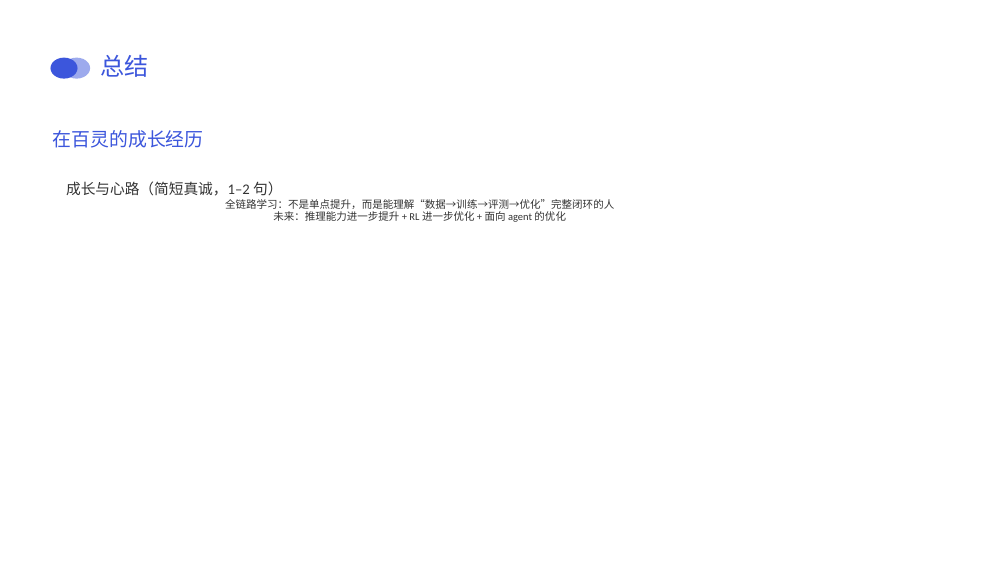
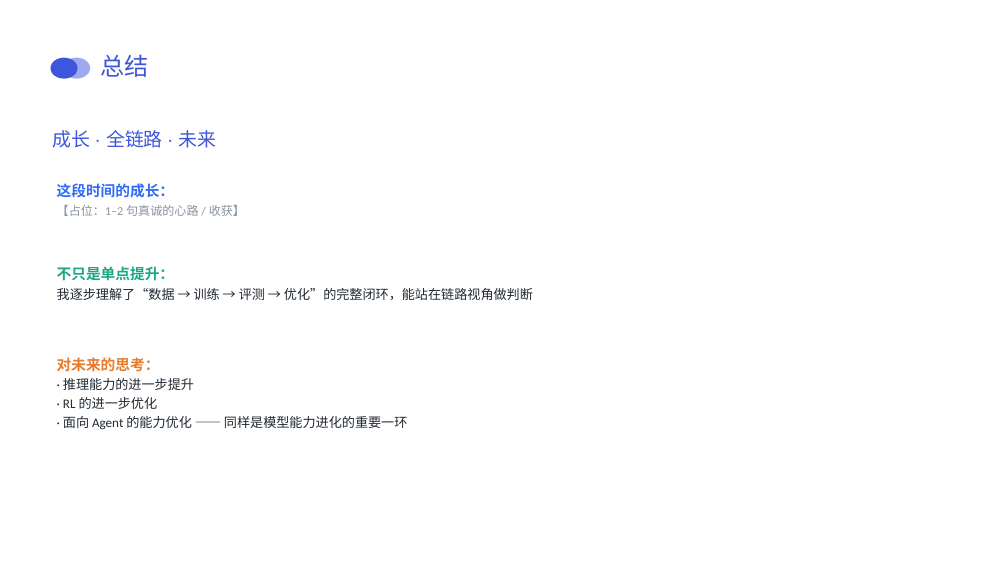
Before and after one commit to cocoastar/Anything, a slide deck: slide 13 of 答辩.pptx. Drawn at 1008x567 pixels with LibreOffice and Linux fonts; fonts in the diff are those of the drawing; background and template pictures are left out. Boxes give left, top, right and bottom in pixels: in the first picture for what was removed or moved away, otherwise in the second. Text is boxed around its words. In the diff, an @@ line names an element or a change of style, - is before the commit and + after.

```diff
--- a/答辩.pptx
+++ b/答辩.pptx
@@ text at (x1=53, y1=130, x2=217, y2=148): text changed @@
-在百灵的成长经历
+成长 · 全链路 · 未来
@@ text added at (x1=57, y1=183, x2=245, y2=216), 23 pt, text #8A939E @@
+这段时间的成长：
+【占位：1–2 句真诚的心路 / 收获】
@@ text removed at (x1=66, y1=181, x2=614, y2=222) @@
-成长与心路（简短真诚，1–2 句）
-全链路学习：不是单点提升，而是能理解“数据→训练→评测→优化”完整闭环的人
-未来：推理能力进一步提升 + RL 进一步优化 + 面向 agent 的优化
@@ text added at (x1=57, y1=266, x2=533, y2=300), 25 pt, text #222A33 @@
+不只是单点提升：
+我逐步理解了“数据 → 训练 → 评测 → 优化”的完整闭环，能站在链路视角做判断
@@ text added at (x1=57, y1=357, x2=408, y2=430), 25 pt, text #222A33 @@
+对未来的思考：
+· 推理能力的进一步提升
+· RL 的进一步优化
+· 面向 Agent 的能力优化 —— 同样是模型能力进化的重要一环
```
Also in this commit, not shown: 11 other slides changed.
